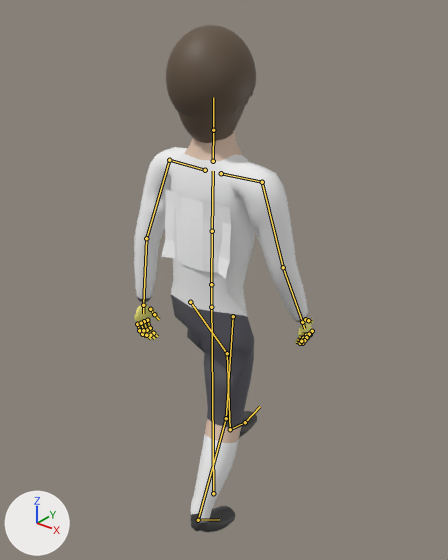
The glTF model football-godot/king-football/assets/models/characters/v2/goalkeeper_v2.glb as it was, and as the next commit left it.
One viewpoint serves both versions: a 50 mm lens placed at (1.266, -1.512, 1.959), pointed at (-0.028, 0.106, 0.956). Arrows for +X, +Y and +Z are at lower left; the lights stay in place. The older version comes first. Both versions are drawn at frame 21 of the action 'Walk'; the numbers are the values there. The bones that change, and the others that lie on the model, are drawn over the model as lines.

Objects in the first picture: 'G_Beard', 'G_Body', 'G_Hair_Afro', 'G_Hair_Long'.
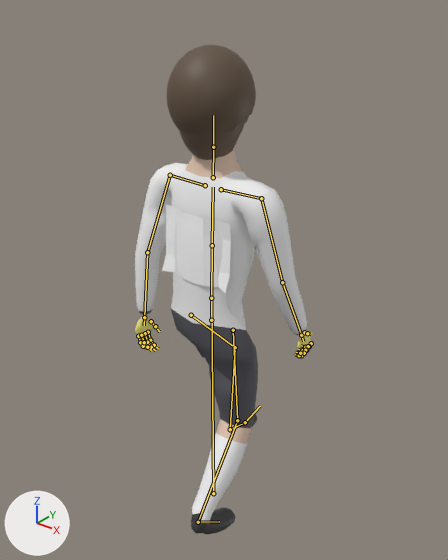
What changed in the scene script:
```text
Change bone_hips:
    where bone_hips = bpy.data.objects['Goalkeeper_Rig'].pose.bones['Hips']  # child of 'Root'
    bone_hips.location: (0.0, -0.034, 0.0) -> (0.0, -0.088, 0.0)
Change bone_upperleg_l:
    where bone_upperleg_l = bpy.data.objects['Goalkeeper_Rig'].pose.bones['UpperLeg_L']  # child of 'Hips'
    bone_upperleg_l.rotation_quaternion: (0.687, 0.22, 0.662, 0.202) -> (0.665, 0.284, 0.637, 0.266)  # degrees (87, 55, 86) -> degrees (88, 44, 86)
Change bone_lowerleg_l:
    where bone_lowerleg_l = bpy.data.objects['Goalkeeper_Rig'].pose.bones['LowerLeg_L']  # child of 'UpperLeg_L'
    bone_lowerleg_l.rotation_quaternion: (0.961, 0.0, 0.0, -0.27) -> (0.901, 0.0, 0.0, -0.433)  # degrees (0, 0, -31) -> degrees (0, 0, -51)
Change bone_foot_l:
    where bone_foot_l = bpy.data.objects['Goalkeeper_Rig'].pose.bones['Foot_L']  # child of 'LowerLeg_L'
    bone_foot_l.rotation_quaternion: (0.702, 0.01, -0.286, 0.651) -> (0.698, 0.064, -0.236, 0.672)  # degrees (-23, -25, 91) -> degrees (-15, -25, 91)
Change bone_upperleg_r:
    where bone_upperleg_r = bpy.data.objects['Goalkeeper_Rig'].pose.bones['UpperLeg_R']  # child of 'Hips'
    bone_upperleg_r.rotation_quaternion: (-0.723, 0.034, 0.689, -0.037) -> (-0.723, -0.028, 0.689, 0.026)  # degrees (-64, -84, 64) -> degrees (57, -85, -57)
Change bone_lowerleg_r:
    where bone_lowerleg_r = bpy.data.objects['Goalkeeper_Rig'].pose.bones['LowerLeg_R']  # child of 'UpperLeg_R'
    bone_lowerleg_r.rotation_quaternion: (0.987, 0.0, 0.0, 0.164) -> (0.936, 0.0, 0.0, 0.351)  # degrees (0, 0, 19) -> degrees (0, 0, 41)
Change bone_foot_r:
    where bone_foot_r = bpy.data.objects['Goalkeeper_Rig'].pose.bones['Foot_R']  # child of 'LowerLeg_R'
    bone_foot_r.rotation_quaternion: (0.662, 0.108, 0.249, -0.699) -> (0.65, 0.186, 0.179, -0.715)  # degrees (-13, 29, -97) -> degrees (-1, 30, -96)
```

Pixel boxes [x1, y1, x2, y2] of what changed, in the pictures (448 x 560 px):
'G_Body', posed: before [134, 131, 314, 532]; after [135, 148, 313, 534]
'G_Hair_Afro', posed: before [166, 25, 256, 118]; after [167, 45, 256, 136]
'G_Hair_Long', posed: before [178, 106, 242, 143]; after [179, 124, 241, 160]
bone 'Hips', root to tip: before (211, 307) to (211, 284); after (211, 320) to (211, 298)
bone 'UpperLeg_L', root to tip: before (190, 302) to (227, 353); after (191, 315) to (235, 347)
bone 'LowerLeg_L', root to tip: before (227, 353) to (230, 429); after (235, 347) to (230, 429)
bone 'UpperLeg_R', root to tip: before (233, 316) to (226, 418); after (233, 330) to (237, 420)
bone 'LowerLeg_R', root to tip: before (226, 418) to (198, 520); after (237, 420) to (198, 522)
bone 'Foot_R', root to tip: before (198, 520) to (219, 519); after (198, 522) to (219, 521)
